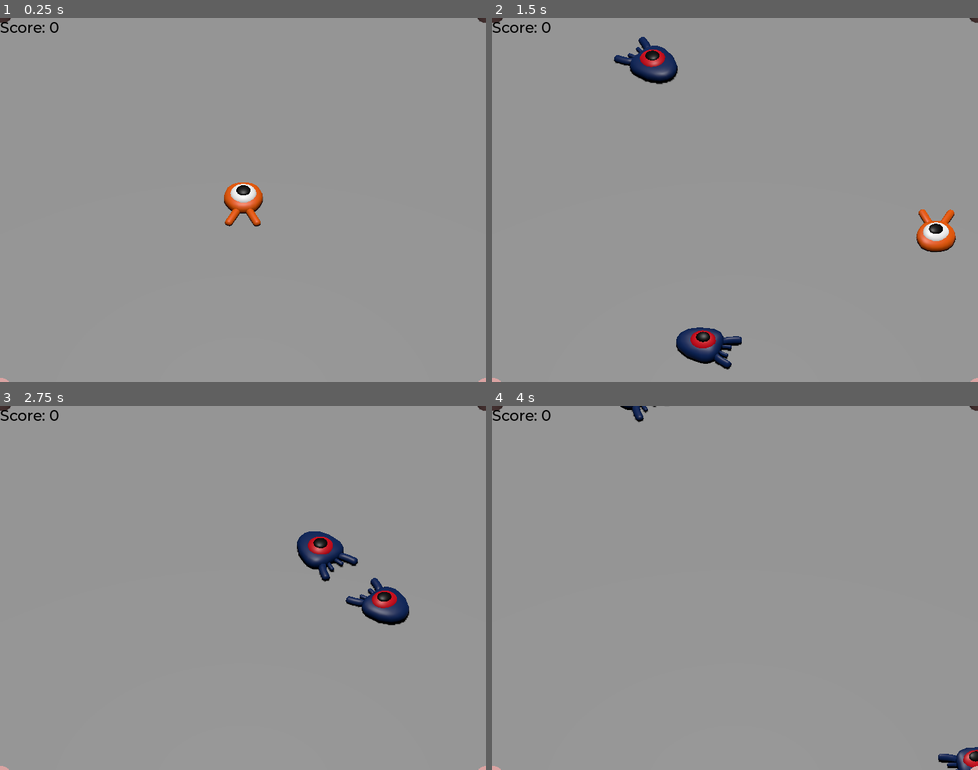
Above: before the commit, frames 1-4 (two rows, left to right).
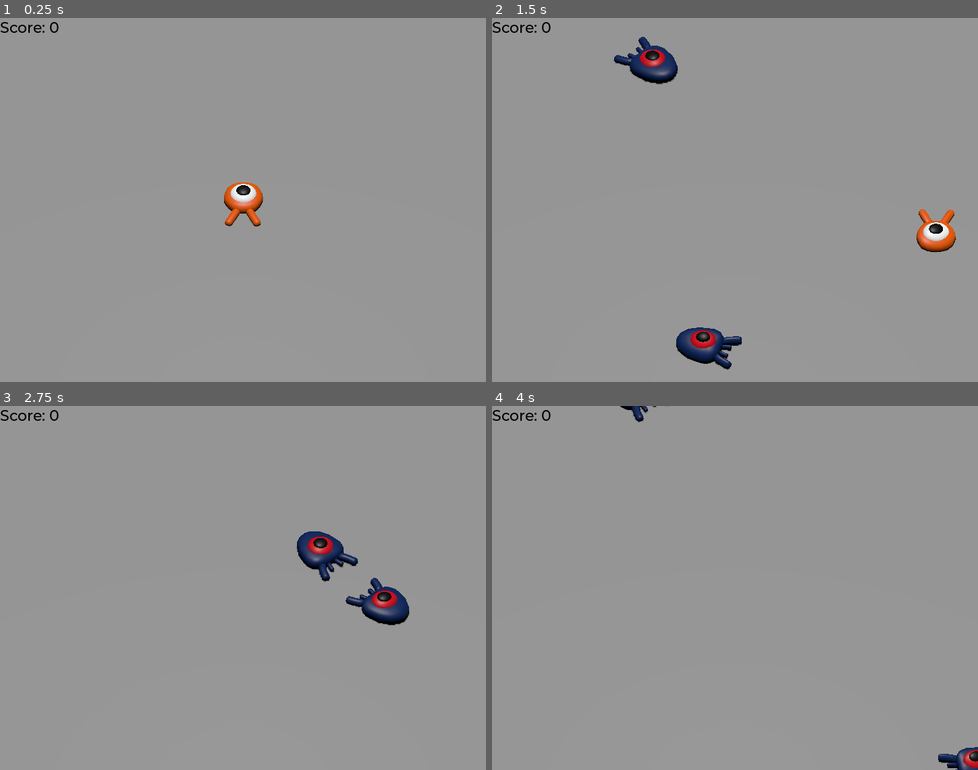
Above: after the commit, the same moments.

Repository: Quinn-Donnelly/squash-the-creeps
Game: Godot game, scene res://main.tscn
Two runs of this game, one before a commit and one after it. Both use one fixed random seed, a clock stepped at 60 frames per second and the inputs below.
Inputs:
- Up to frame 1 (0.25 s): no input
- Up to frame 2 (1.5 s): tap Enter (ui_accept) at 0.5 s; hold D (move_right) 0.53-1.28 s; tap Space (jump) at 0.77 s; hold S (move_back) from 1.28 s (still down)
- Up to frame 3 (2.75 s): tap Space (jump) at 1.52 s; release S (move_back) at 2.03 s; hold D (move_right) from 2.03 s (still down)
- Up to frame 4 (4 s): release D (move_right) at 2.78 s; hold W (move_forward) 2.78-3.53 s; tap Space (jump) at 3.02, 3.77 s; hold A (move_left) from 3.53 s (still down)

The runs differ from the first frame. In frame 1, less than 0.1% of the frame differs, in the area x 0-100%, y 0-100%; in frame 2, less than 0.1%; in frame 3, less than 0.1%; in frame 4, less than 0.1%.

Commit message:
feat: background music and removing debug cylinders

Diff:
--- a/main.tscn
+++ b/main.tscn
@@ -12,12 +12,6 @@
 
 [sub_resource type="BoxMesh" id="BoxMesh_ig7tw"]
 size = Vector3(60, 2, 60)
-
-[sub_resource type="StandardMaterial3D" id="StandardMaterial3D_ig7tw"]
-albedo_color = Color(0.845848, 0.629587, 0.626029, 1)
-
-[sub_resource type="CylinderMesh" id="CylinderMesh_0xm2m"]
-material = SubResource("StandardMaterial3D_ig7tw")
 
 [sub_resource type="Curve3D" id="Curve3D_h2yge"]
 closed = true
@@ -57,32 +51,6 @@
 
 [node name="player" parent="." instance=ExtResource("1_ig7tw")]
 transform = Transform3D(1, 0, 0, 0, 1, 0, 0, 0, 1, 0, 0.491501, 0)
-
-[node name="Cylianders" type="Node" parent="."]
-
-[node name="Node3D" type="Node3D" parent="Cylianders"]
-transform = Transform3D(1, 0, 0, 0, 1, 0, 0, 0, 1, -12.5778, 0.363486, -13.5677)
-
-[node name="MeshInstance3D" type="MeshInstance3D" parent="Cylianders/Node3D"]
-mesh = SubResource("CylinderMesh_0xm2m")
-
-[node name="Node3D2" type="Node3D" parent="Cylianders"]
-transform = Transform3D(1, 0, 0, 0, 1, 0, 0, 0, 1, 12.7091, 0.363486, -13.5677)
-
-[node name="MeshInstance3D" type="MeshInstance3D" parent="Cylianders/Node3D2"]
-mesh = SubResource("CylinderMesh_0xm2m")
-
-[node name="Node3D4" type="Node3D" parent="Cylianders"]
-transform = Transform3D(1, 0, 0, 0, 1, 0, 0, 0, 1, -12.6344, 0.363486, 15.0074)
-
-[node name="MeshInstance3D" type="MeshInstance3D" parent="Cylianders/Node3D4"]
-mesh = SubResource("CylinderMesh_0xm2m")
-
-[node name="Node3D5" type="Node3D" parent="Cylianders"]
-transform = Transform3D(1, 0, 0, 0, 1, 0, 0, 0, 1, 12.7057, 0.363486, 15.0074)
-
-[node name="MeshInstance3D" type="MeshInstance3D" parent="Cylianders/Node3D5"]
-mesh = SubResource("CylinderMesh_0xm2m")
 
 [node name="MobSpawnPath" type="Path3D" parent="."]
 curve = SubResource("Curve3D_h2yge")
--- /dev/null
+++ b/music_player.tscn
@@ -0,0 +1,7 @@
+[gd_scene load_steps=2 format=3 uid="uid://b3m8pxpgdcvm6"]
+
+[ext_resource type="AudioStream" uid="uid://dk5pos27t81ae" path="res://art/House In a Forest Loop.ogg" id="1_fvyft"]
+
+[node name="MusicPlayer" type="AudioStreamPlayer3D"]
+stream = ExtResource("1_fvyft")
+autoplay = true
--- a/project.godot
+++ b/project.godot
@@ -14,6 +14,10 @@
 run/main_scene="uid://dy5eftcsrqafl"
 config/features=PackedStringArray("4.4")
 config/icon="res://icon.png"
+
+[autoload]
+
+MusicPlayer="*res://music_player.tscn"
 
 [display]
 
Not shown: 1 places in main.tscn that only renumber resources
